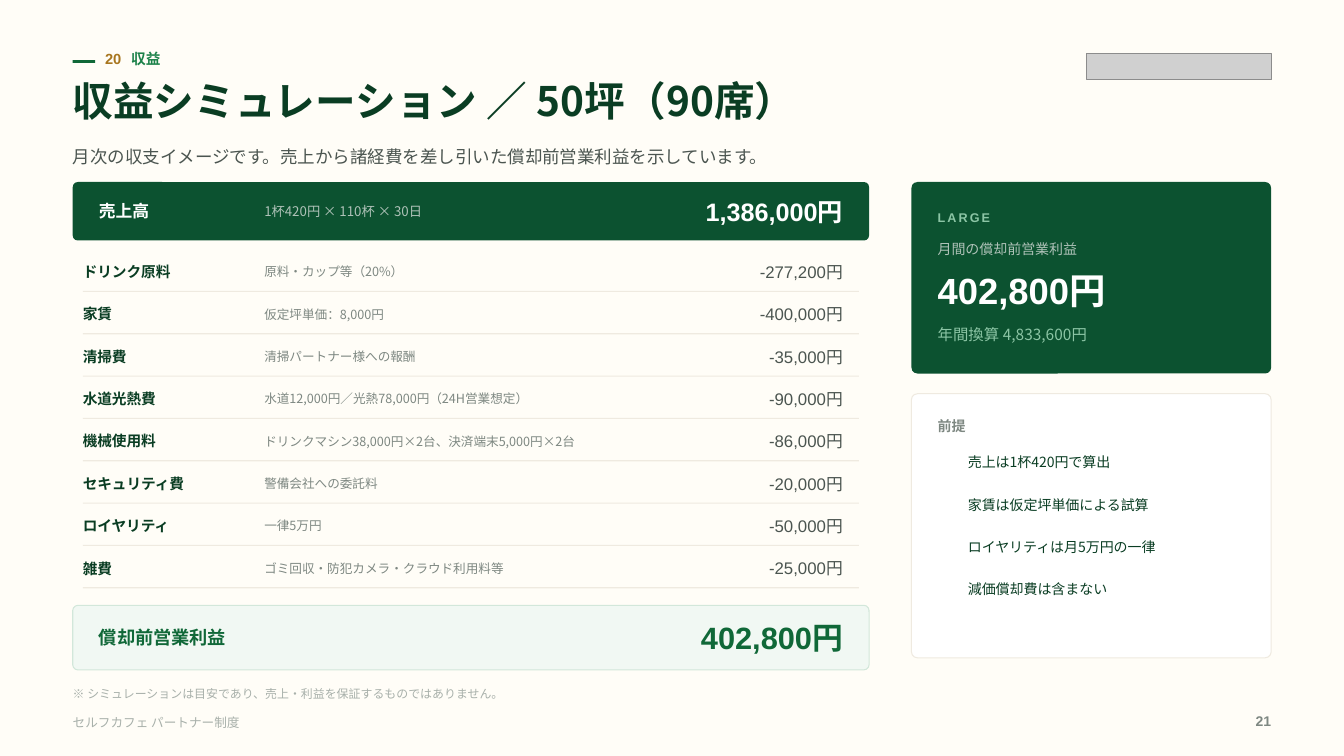
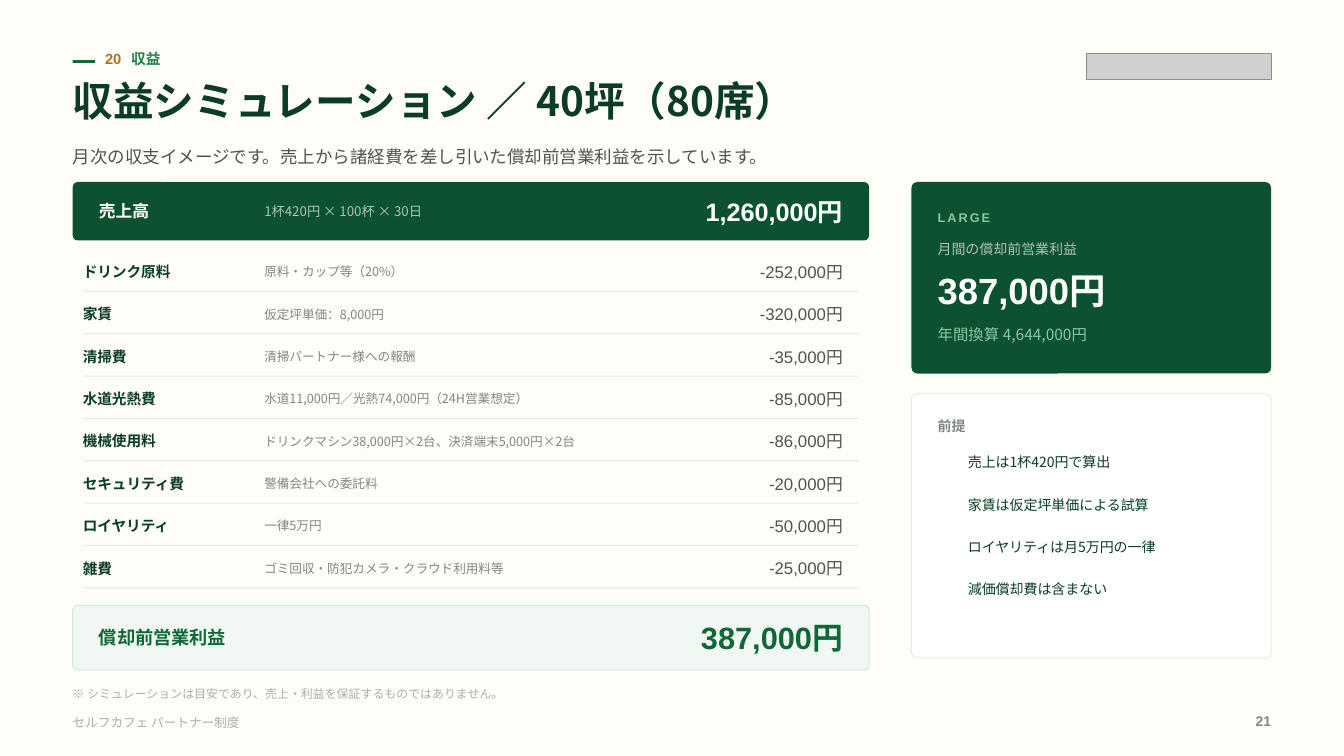
Before and after one commit to a5408071-cmd/suzuki-ceo, a slide deck: slide 21 of selfcafe-partner-deck/selfcafe-partner-deck.pptx. Drawn at 1344x756 pixels with LibreOffice and Linux fonts; fonts in the diff are those of the drawing; grey boxes stand for pictures; background and template pictures are left out. Boxes give left, top, right and bottom in pixels: in the first picture for what was removed or moved away, otherwise in the second. Text is boxed around its words. In the diff, an @@ line names an element or a change of style, - is before the commit and + after.

```diff
--- a/selfcafe-partner-deck/selfcafe-partner-deck.pptx
+++ b/selfcafe-partner-deck/selfcafe-partner-deck.pptx
@@ text at (73, 81, 795, 120): text changed @@
-収益シミュレーション ／ 50坪（90席）
+収益シミュレーション ／ 40坪（80席）
@@ text at (264, 205, 422, 217): text changed @@
-1杯420円 × 110杯 × 30日
+1杯420円 × 100杯 × 30日
@@ text at (706, 201, 843, 225): text changed @@
-1,386,000円
+1,260,000円
@@ text at (760, 265, 843, 280): text changed @@
--277,200円
+-252,000円
@@ text at (938, 275, 1106, 310): text changed @@
-402,800円
+387,000円
@@ text at (760, 307, 843, 322): text changed @@
--400,000円
+-320,000円
@@ text at (938, 327, 1087, 343): text changed @@
-年間換算 4,833,600円
+年間換算 4,644,000円
@@ text at (264, 392, 528, 405): text changed @@
-水道12,000円／光熱78,000円（24H営業想定）
+水道11,000円／光熱74,000円（24H営業想定）
@@ text at (769, 392, 843, 407): text changed @@
--90,000円
+-85,000円
@@ text at (701, 625, 843, 654): text changed @@
-402,800円
+387,000円
```
Also in this commit, not shown: 6 other slides changed, 21 other files.
